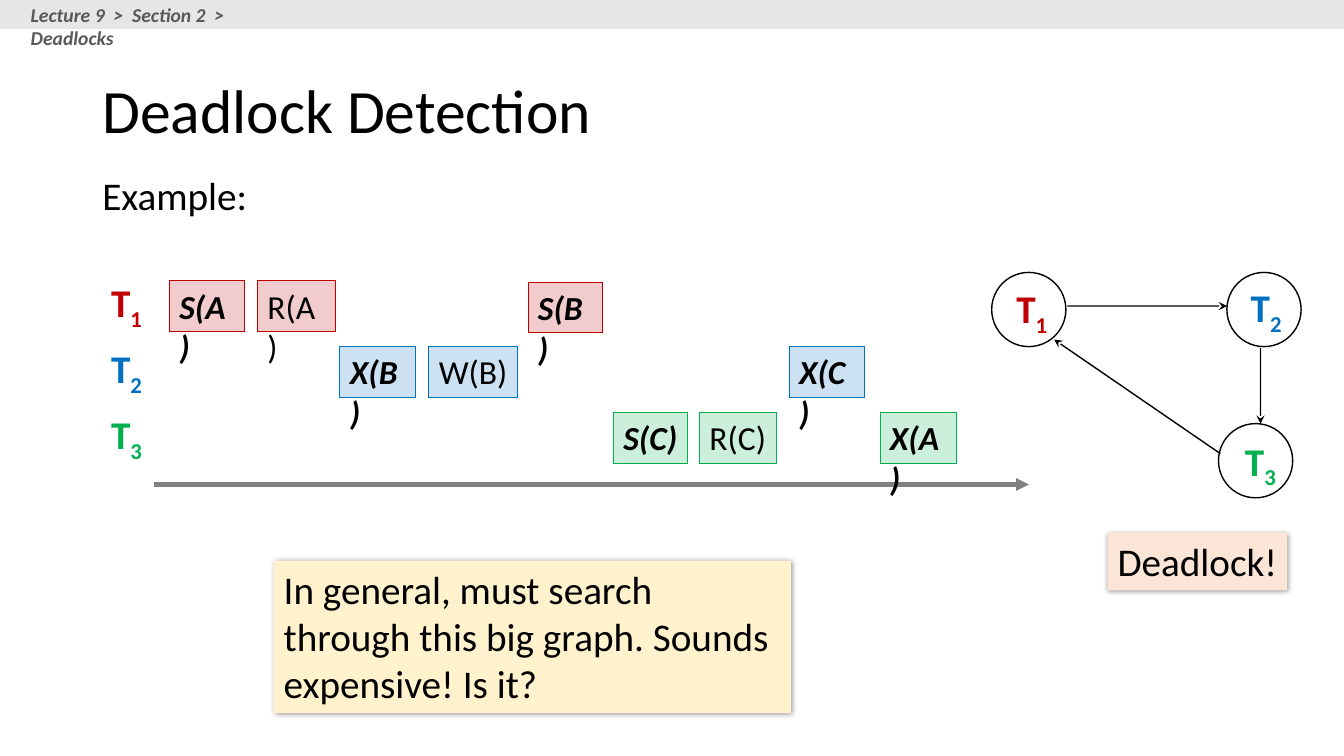
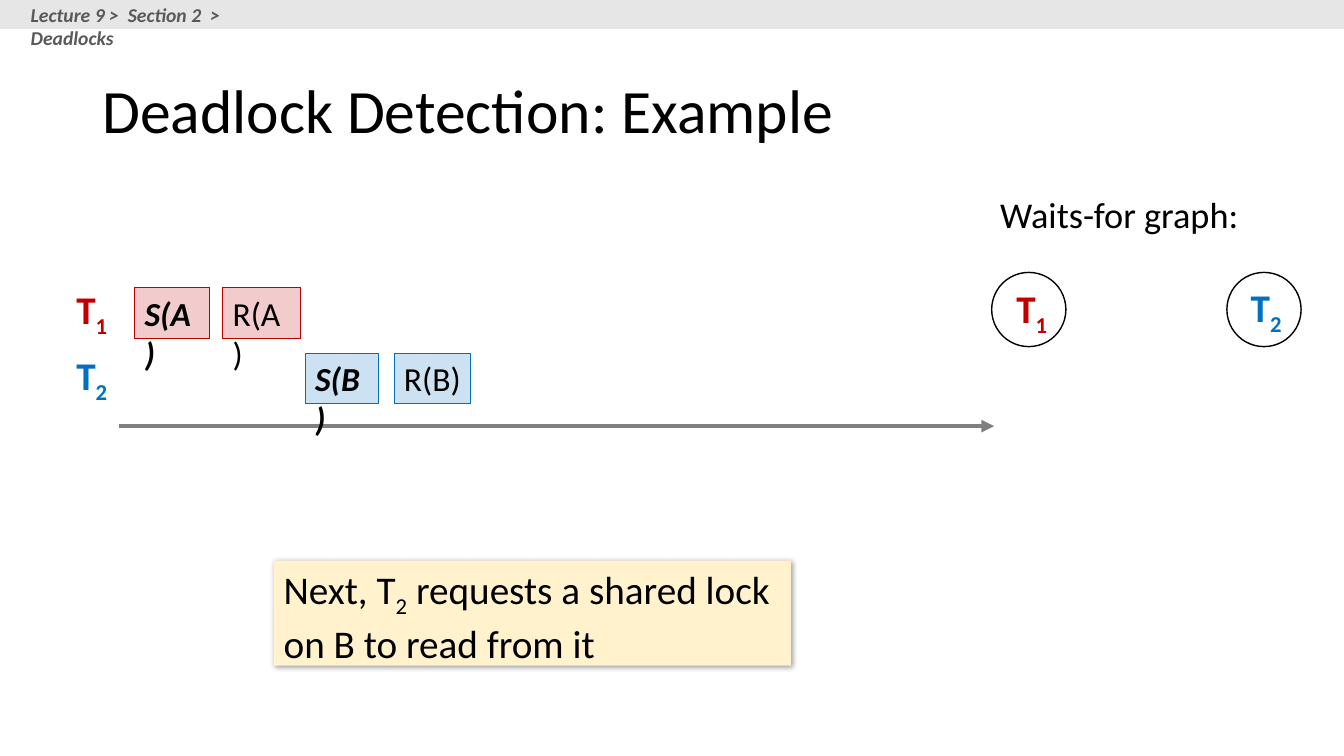
Before and after one commit to XIEQ/cs145-notebooks, a slide deck: slide 110 of lecture-8-9/Lectures_8_9_TXNs.pptx (slide 106 before the commit). Drawn at 1344x756 pixels with LibreOffice and Linux fonts; fonts in the diff are those of the drawing. Boxes give left, top, right and bottom in pixels: in the first picture for what was removed or moved away, otherwise in the second. Text is boxed around its words. In the diff, an @@ line names an element or a change of style, - is before the commit and + after.

```diff
--- a/lecture-8-9/Lectures_8_9_TXNs.pptx
+++ b/lecture-8-9/Lectures_8_9_TXNs.pptx
@@ text "Lecture 9 > Section 2 ..." rewrapped from (x1=31, y1=8, x2=206, y2=45) to (x1=31, y1=8, x2=201, y2=45) @@
@@ title at (x1=102, y1=90, x2=832, y2=143): text changed @@
-Deadlock Detection
+Deadlock Detection: Example
@@ text removed at (x1=102, y1=182, x2=247, y2=217) @@
-Example:
@@ text added at (x1=1000, y1=202, x2=1238, y2=235), 25.9 pt, text #000000 @@
+Waits-for graph:
@@ rectangle removed at (x1=528, y1=282, x2=602, y2=333) @@
-S(B)
@@ arrow removed from (1068, 307) to (1227, 307) @@
@@ 3 rectangles, 2 texts moved together from (x1=101, y1=273, x2=415, y2=397) to (x1=67, y1=280, x2=379, y2=404) @@
@@ rectangle "R(B)" resized from (x1=429, y1=346, x2=517, y2=396) to (x1=394, y1=353, x2=471, y2=403) @@
@@ rectangle removed at (x1=789, y1=346, x2=865, y2=396) @@
-X(C)
@@ arrow removed from (1221, 454) to (1055, 340) @@
@@ arrow removed from (1261, 348) to (1261, 423) @@
@@ text in rectangle at (x1=315, y1=366, x2=360, y2=396): text changed @@
-X(B)
+S(B)
@@ text in rectangle at (x1=404, y1=366, x2=461, y2=396): text changed @@
-W(B)
+R(B)
@@ text removed at (x1=101, y1=405, x2=153, y2=463) @@
-T3
@@ rectangle removed at (x1=614, y1=412, x2=688, y2=463) @@
-S(C)
@@ rectangle removed at (x1=700, y1=412, x2=776, y2=463) @@
-R(C)
@@ rectangle removed at (x1=880, y1=412, x2=957, y2=463) @@
-X(A)
@@ arrow moved from (154, 485) - (1029, 485) to (119, 426) - (994, 426) @@
@@ ellipse removed at (x1=1219, y1=423, x2=1294, y2=498) @@
@@ text removed at (x1=1235, y1=432, x2=1288, y2=489) @@
-T3
@@ rectangle removed at (x1=1108, y1=533, x2=1288, y2=591) @@
-Deadlock!
@@ rectangle "Next, T2 requests a shared ..." resized from (x1=274, y1=561, x2=791, y2=713) to (x1=274, y1=561, x2=791, y2=665) @@
@@ text in rectangle at (x1=284, y1=576, x2=770, y2=668): text changed @@
-In general, must search through this big graph. Sounds expensive! Is it?
+Next, T2 requests a shared lock on B to read from it
```
Also in this commit, not shown: 13 other slides changed, 19 slides added, 11 slides removed, 2 other files.
